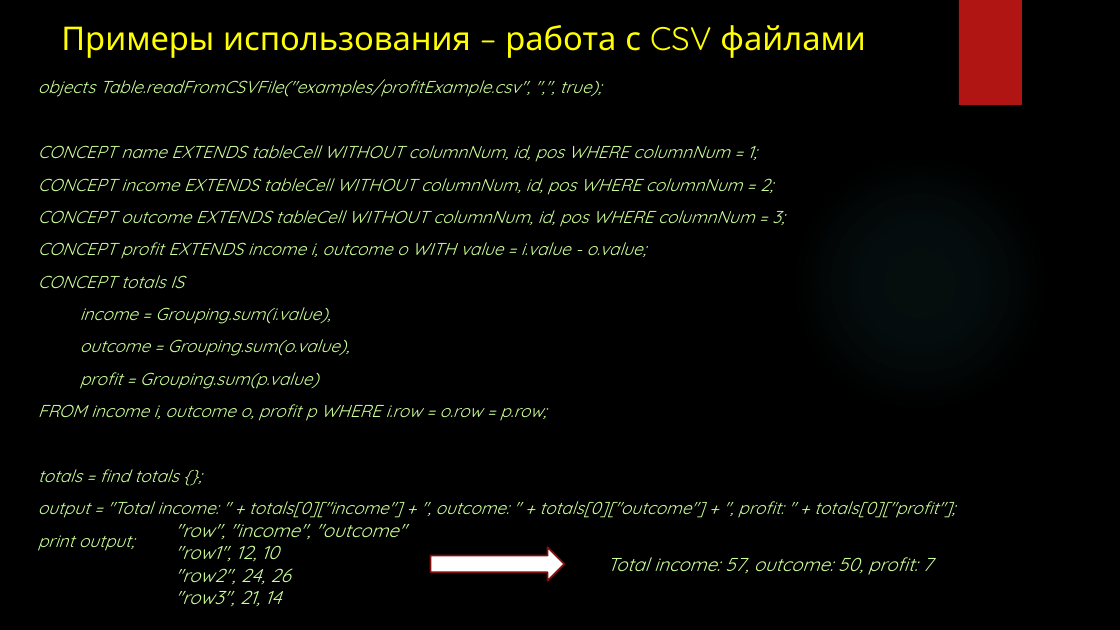
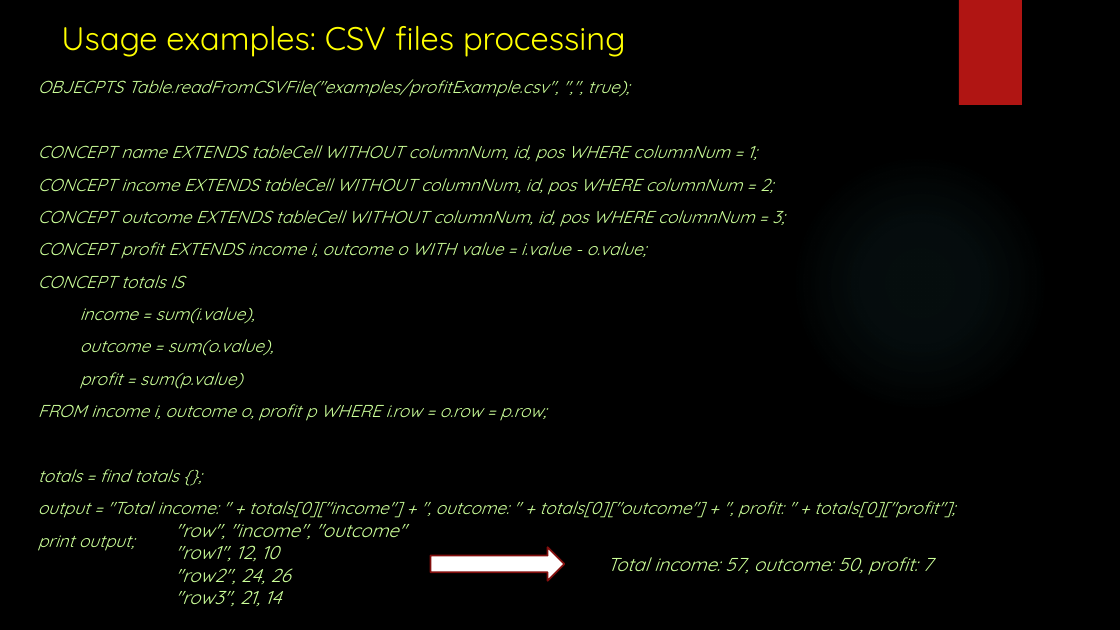
Before and after one commit to Voropay/ConceptualProgramming, a slide deck: slide 21 of presentation.pptx. Drawn at 1120x630 pixels with LibreOffice and Linux fonts; fonts in the diff are those of the drawing; background and template pictures are left out. Boxes give left, top, right and bottom in pixels: in the first picture for what was removed or moved away, otherwise in the second. Text is boxed around its words. In the diff, an @@ line names an element or a change of style, - is before the commit and + after.

```diff
--- a/presentation.pptx
+++ b/presentation.pptx
@@ title at [61,26,625,57]: text changed @@
-Примеры использования – работа с CSV файлами
+Usage examples: CSV files processing
@@ text at [38,79,630,97]: text changed @@
-objects Table.readFromCSVFile("examples/profitExample.csv", ",", true);
+OBJECPTS Table.readFromCSVFile("examples/profitExample.csv", ",", true);
@@ text at [80,307,274,389]: text changed @@
-income = Grouping.sum(i.value),
-outcome = Grouping.sum(o.value),
-profit = Grouping.sum(p.value)
+income = sum(i.value),
+outcome = sum(o.value),
+profit = sum(p.value)
```
Also in this commit, not shown: 18 other slides changed, 11 slides added, 8 slides removed, 1 other file.
